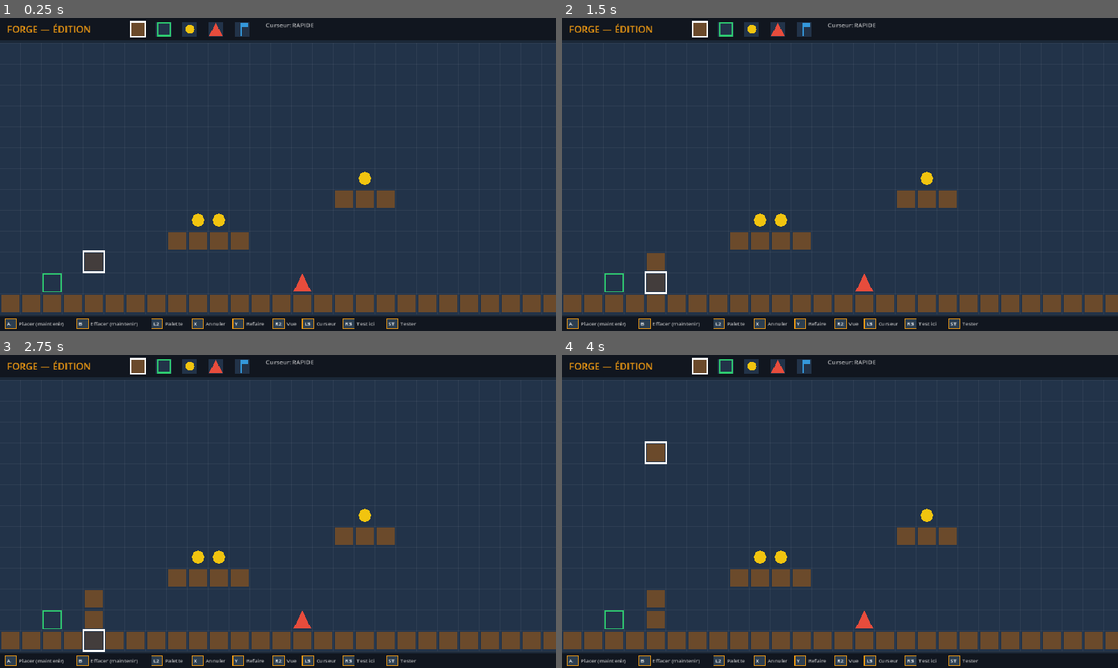
Above: before the commit, frames 1-4 (two rows, left to right).
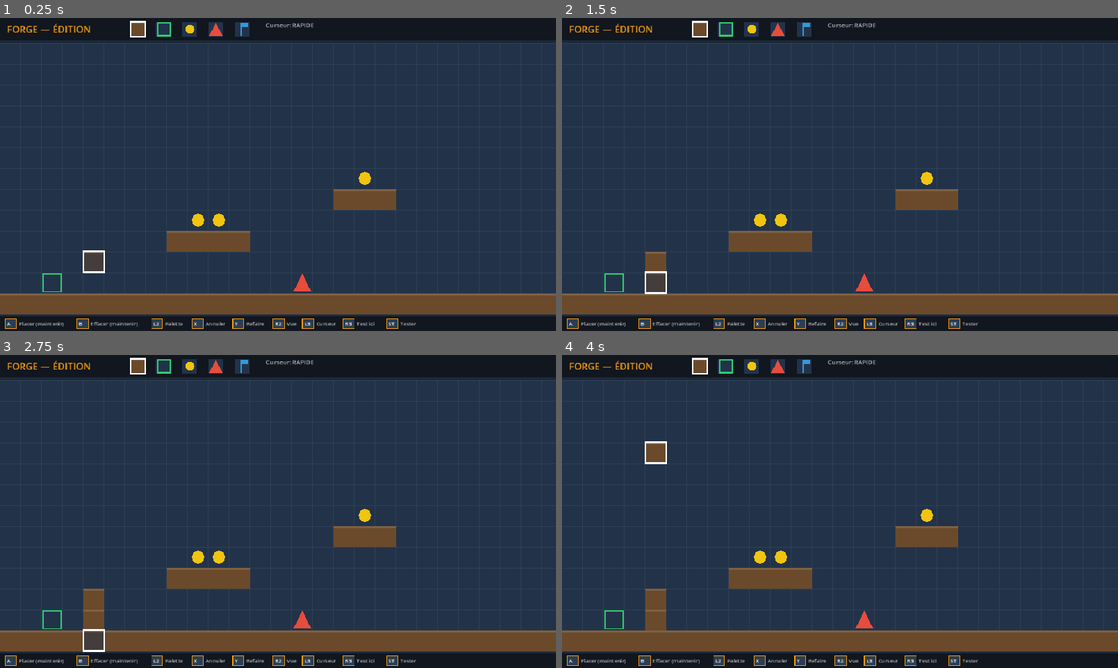
Above: after the commit, the same moments.

Repository: kilian-quittard/gaming-console-os
Game: Godot game, scene res://Main.tscn
The game is run twice, just before and just after one commit, with the same random seed, the same clock (stepped at 60 frames per second) and the same inputs.
Inputs (mouse positions are in pixels of both pictures, inside the frame that each line leads up to):
- Up to frame 1 (0.25 s): no input
- Up to frame 2 (1.5 s): tap Enter at 0.5, 0.6 s; move the mouse to (962, 158) at 0.52 s; hold D 0.53-1.28 s; click (962, 158) at 0.67 s; tap Space at 0.77, 1.25 s; move the mouse to (728, 190) at 1.27 s; hold Down from 1.28 s (still down); tap Delete at 1.35 s
- Up to frame 3 (2.75 s): tap Space at 1.52 s; tap Enter at 2 s; move the mouse to (333, 442) at 2.02 s; release Down at 2.03 s; hold D from 2.03 s (still down); tap Z at 2.1 s
- Up to frame 4 (4 s): tap Space at 2.75, 3.02, 3.77 s; move the mouse to (812, 574) at 2.77 s; release D at 2.78 s; hold Up 2.78-3.53 s; tap Y at 2.85 s; click (812, 574) at 2.92 s; move the mouse to (1006, 558) at 3.52 s; hold A from 3.53 s (still down); tap E at 3.6 s

The runs differ from the first frame. In frame 1, 2.6% of the frame differs, in the area x 0-100%, y 1-95%; in frame 2, 2.7%; in frame 3, 2.7%; in frame 4, 2.8%.

Commit message:
fix(forge): solid ground tiles (fill full cell, no gaps between blocks)
GROUND now fills the whole cell + subtle top highlight, so adjacent ground blocks form seamless terrain instead of padded squares with gaps. Decorative tiles keep their inset.

Co-Authored-By: Claude Opus 4.8 <noreply@anthropic.com>

Diff:
--- a/forge/Main.gd
+++ b/forge/Main.gd
@@ -488,6 +488,12 @@
 			draw_rect(Rect2(p + Vector2(cs * 0.4 + 4 * scale, pad), Vector2(cs * 0.4, cs * 0.3)), col)
 		SPAWN:
 			draw_rect(Rect2(p + Vector2(pad, pad), Vector2(cs - pad * 2, cs - pad * 2)), col, false, 3.0)
+		GROUND:
+			# cellule pleine (terrain uni, pas de trous entre blocs) + liseré haut subtil
+			draw_rect(Rect2(p, Vector2(cs, cs)), col)
+			var top := col.lightened(0.12)
+			top.a = col.a
+			draw_rect(Rect2(p, Vector2(cs, max(2.0, cs * 0.10))), top)
 		_:
 			draw_rect(Rect2(p + Vector2(pad, pad), Vector2(cs - pad * 2, cs - pad * 2)), col)
 
